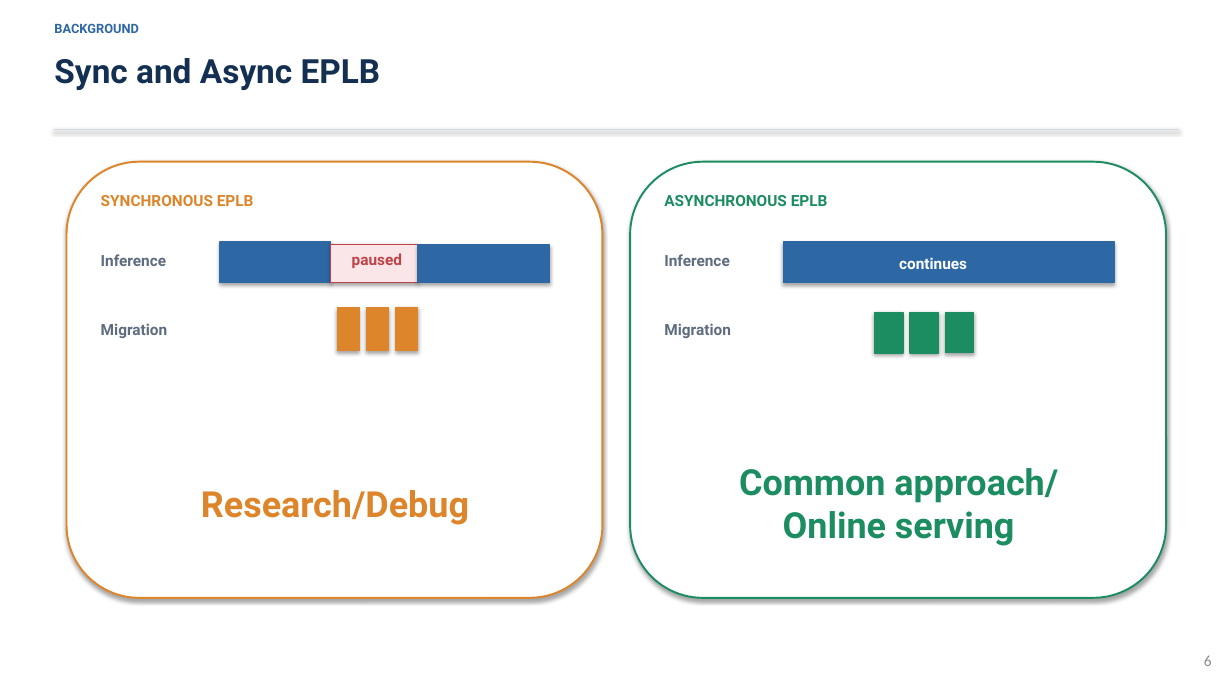
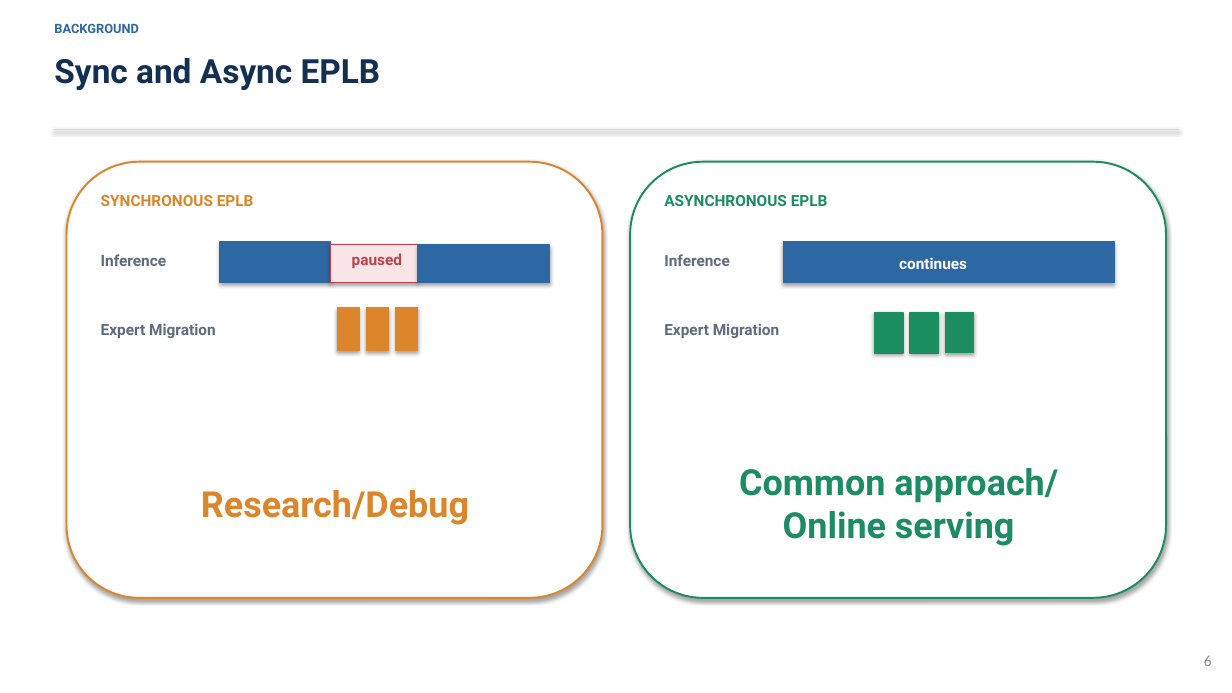
Before and after one commit to DOCCA0/vllm, a slide deck: slide 6 of benchmarks/eplb_rebalance/presentation/wucao_eplb.pptx. Drawn at 1232x693 pixels with LibreOffice and Linux fonts; fonts in the diff are those of the drawing. Boxes give left, top, right and bottom in pixels: in the first picture for what was removed or moved away, otherwise in the second. Text is boxed around its words. In the diff, an @@ line names an element or a change of style, - is before the commit and + after.

```diff
--- a/benchmarks/eplb_rebalance/presentation/wucao_eplb.pptx
+++ b/benchmarks/eplb_rebalance/presentation/wucao_eplb.pptx
@@ text at [101,323,216,338]: text changed @@
-Migration
+Expert Migration
@@ text at [664,323,780,338]: text changed @@
-Migration
+Expert Migration
```
Also in this commit, not shown: 9 other slides changed, 1 slide removed.
